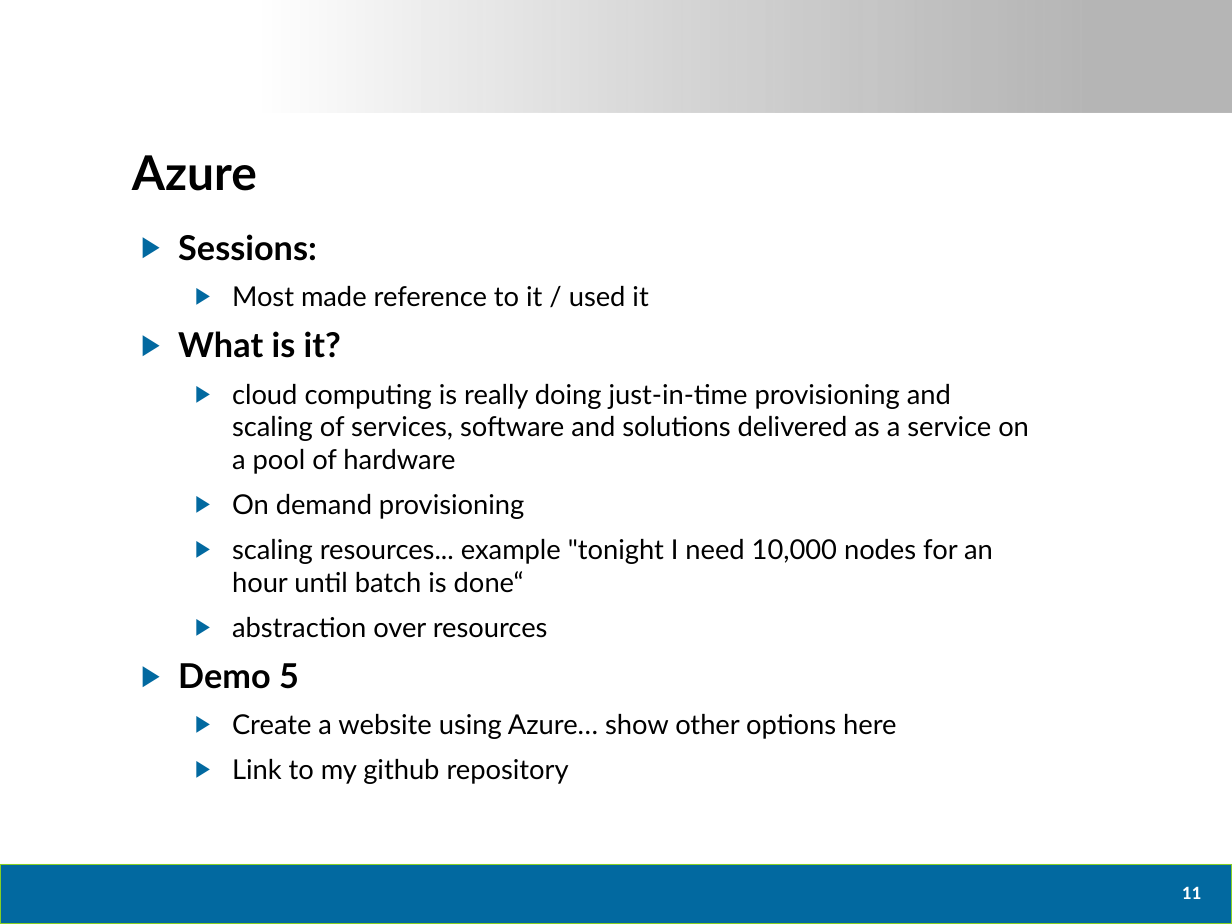
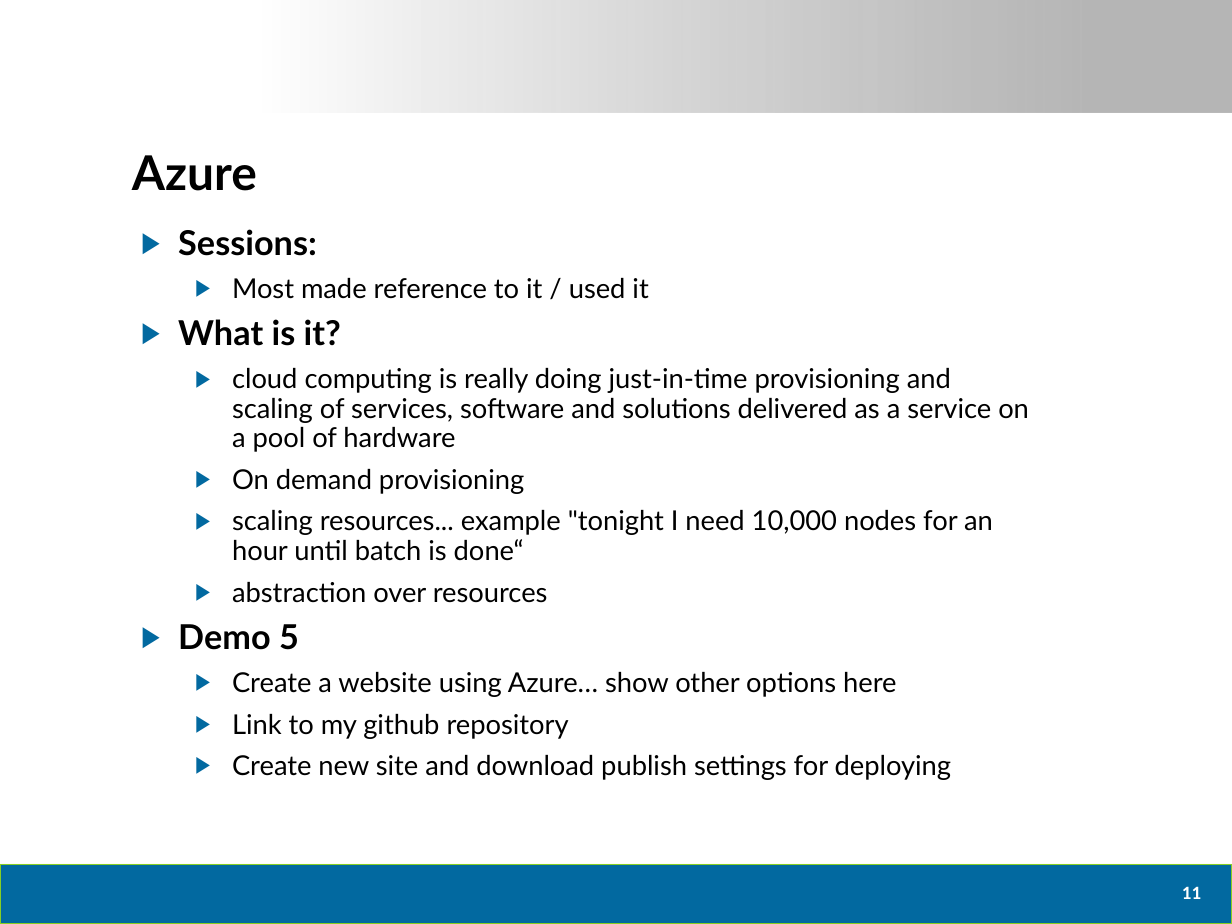
Before and after one commit to dtomyn/HTML5Demo1, a slide deck: slide 12 of Docs/2012 - Live360 Event Review (NEWER).pptx. Drawn at 1232x924 pixels with LibreOffice and Linux fonts; fonts in the diff are those of the drawing; background and template pictures are left out. Boxes give left, top, right and bottom in pixels: in the first picture for what was removed or moved away, otherwise in the second. Text is boxed around its words. In the diff, an @@ line names an element or a change of style, - is before the commit and + after.

Commit message:
updates to powerpoint... accirdentally had web.config that don't need. added links to other azure website for my signalr demo

```diff
--- a/Docs/2012 - Live360 Event Review (NEWER).pptx
+++ b/Docs/2012 - Live360 Event Review (NEWER).pptx
@@ text at (178,229,1029,739): line spacing 1 to 0.9 @@
@@ text at (232,755,952,780): paragraph added @@
+  ▶ Create new site and download publish settings for deploying
```
Also in this commit, not shown: 3 other slides changed, 4 other files.
